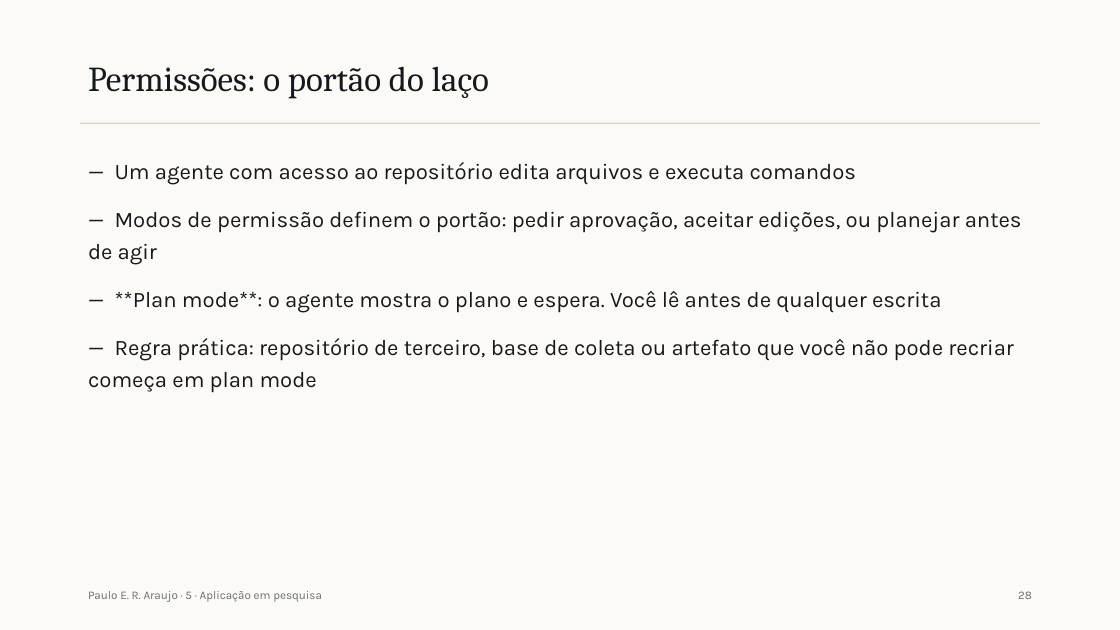
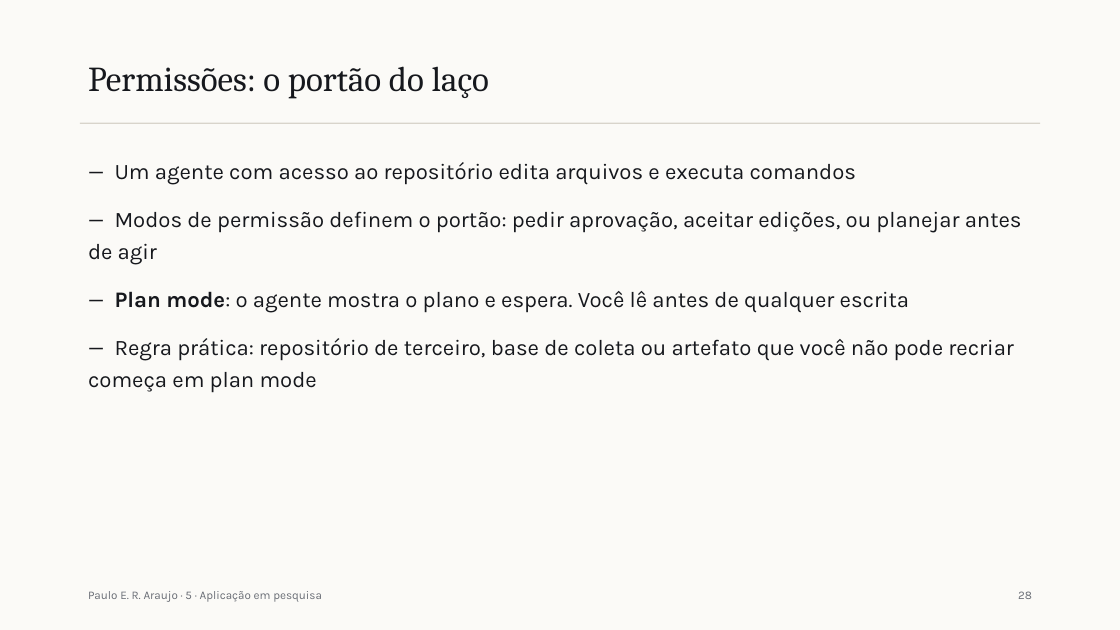
Before and after one commit to pumba-dev/claude-guide, a slide deck: slide 34 of slides/saida/aula-1.pptx. Drawn at 1120x630 pixels with LibreOffice and Linux fonts; fonts in the diff are those of the drawing. Boxes give left, top, right and bottom in pixels: in the first picture for what was removed or moved away, otherwise in the second. Text is boxed around its words. In the diff, an @@ line names an element or a change of style, - is before the commit and + after.

```diff
--- a/slides/saida/aula-1.pptx
+++ b/slides/saida/aula-1.pptx
@@ text at [115,291,909,313]: text changed @@
-— **Plan mode**: o agente mostra o plano e espera. Você lê antes de qualquer escrita
+— Plan mode: o agente mostra o plano e espera. Você lê antes de qualquer escrita
```
Also in this commit, not shown: 24 other slides changed, 6 other files.
